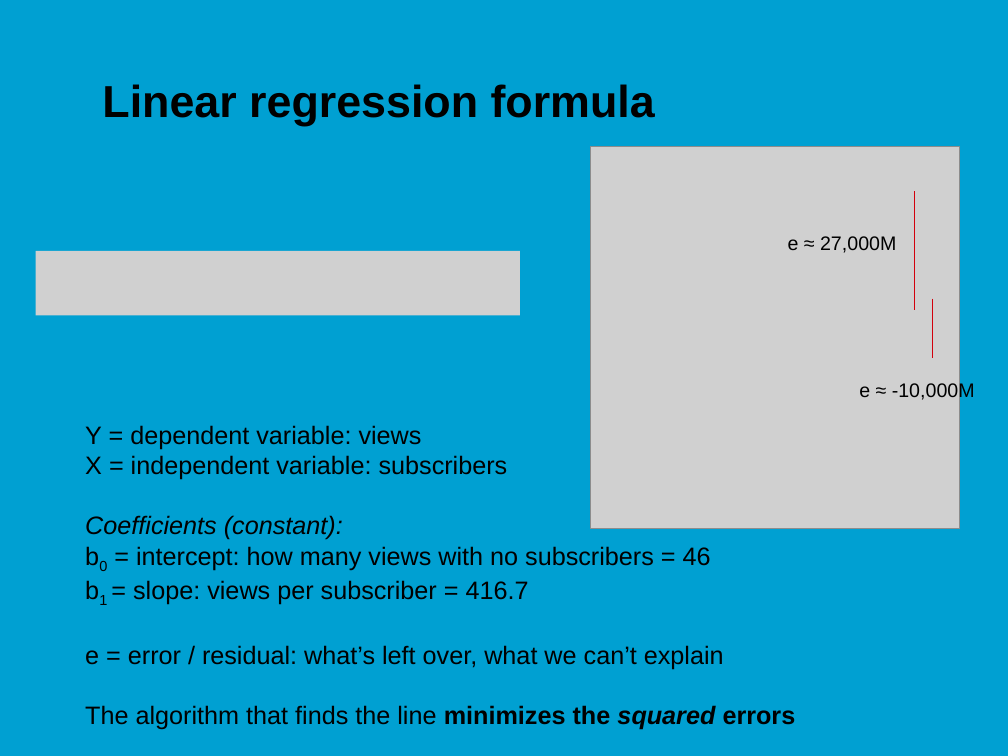
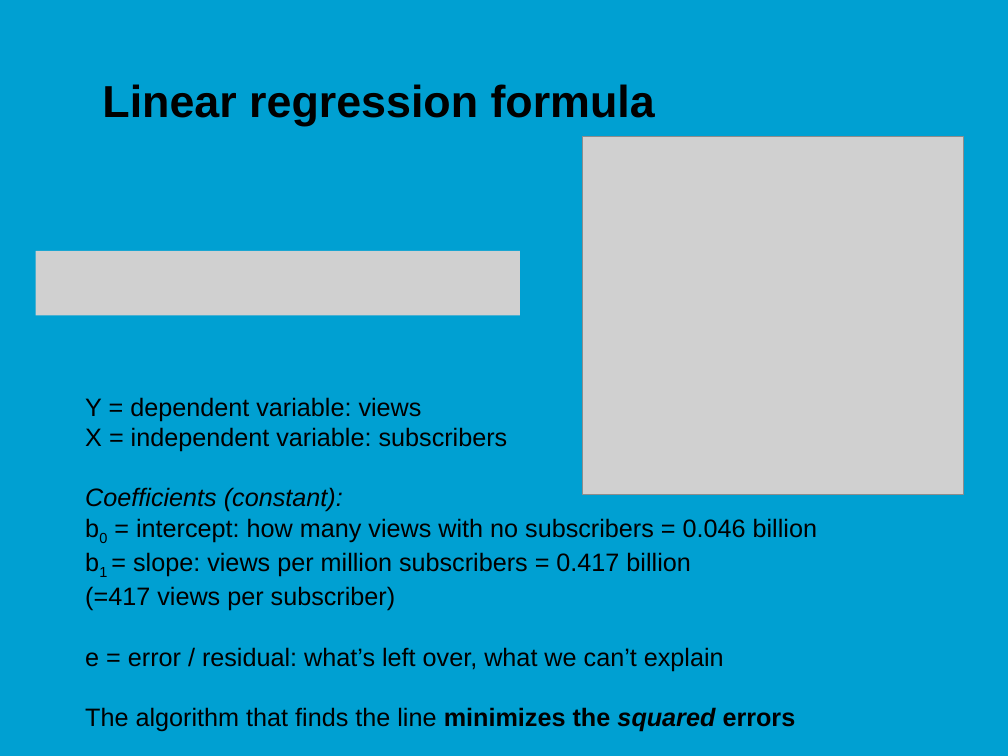
Before and after one commit to jonasmoons/data-driven-learning, a slide deck: slide 7 of slides/Week 3 - linear regression.pptx. Drawn at 1008x756 pixels with LibreOffice and Linux fonts; fonts in the diff are those of the drawing; grey boxes stand for pictures; background and template pictures are left out. Boxes give left, top, right and bottom in pixels: in the first picture for what was removed or moved away, otherwise in the second. Text is boxed around its words. In the diff, an @@ line names an element or a change of style, - is before the commit and + after.

```diff
--- a/slides/Week 3 - linear regression.pptx
+++ b/slides/Week 3 - linear regression.pptx
@@ picture: place and size @@
-picture at box(591, 146, 960, 528)
+picture at box(583, 136, 964, 494)
@@ line removed from (915, 192) to (915, 310) @@
@@ text removed at box(788, 236, 896, 253) @@
-e ≈ 27,000M
@@ line removed from (932, 298) to (932, 358) @@
@@ text "Y = dependent variable: views": place and size @@
-text "Y = dependent variable: views" at box(85, 425, 796, 730)
+text "Y = dependent variable: views" at box(85, 397, 817, 732)
@@ text removed at box(859, 382, 975, 402) @@
-e ≈ -10,000M
@@ text at box(85, 518, 817, 611): text changed @@
-b0 = intercept: how many views with no subscribers = 46
-b1 = slope: views per subscriber = 416.7
+b0 = intercept: how many views with no subscribers = 0.046 billion
+b1 = slope: views per million subscribers = 0.417 billion
+(=417 views per subscriber)
```
Also in this commit, not shown: 8 other slides changed, 1 slide removed, 8 other files.
